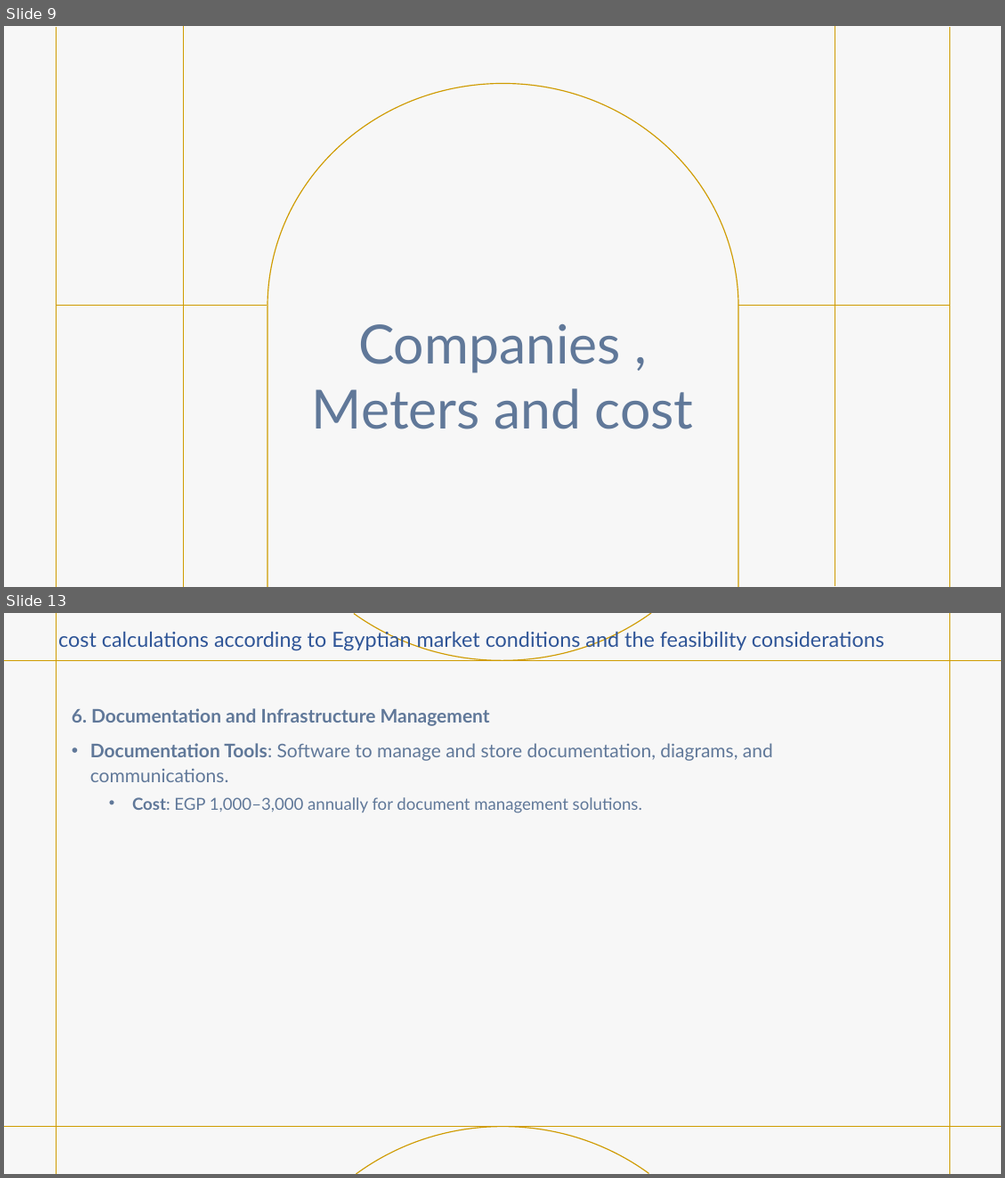
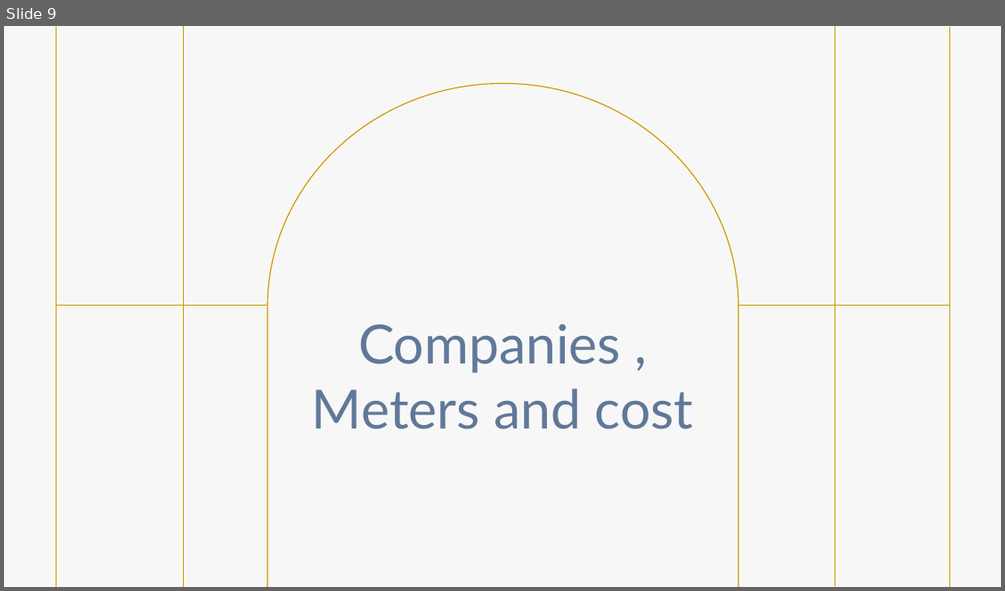
Before and after one commit to Joseph-George1/College_projects, a slide deck: FinalPresentation2.pptx. Shown one above the other, each under a label of ours: slides 9 and 13 before the commit, slide 9 after it; the slides between them are not shown. The pictures are 1005x1178 and 1005x591 pixels, drawn with LibreOffice and Linux fonts; fonts in the diff are those of the drawing; background and template pictures are left out. Boxes give left, top, right and bottom in pixels: in the first picture for what was removed or moved away, otherwise in the second. Text is boxed around its words. In the diff, an @@ line names an element or a change of style, - is before the commit and + after.

```diff
--- a/FinalPresentation2.pptx
+++ b/FinalPresentation2.pptx
@@ slide 13 removed at (x1=4, y1=613, x2=1001, y2=1174), background #FFFFFF @@
@@ rectangle removed at (x1=4, y1=613, x2=1001, y2=1174) @@
@@ title removed at (x1=58, y1=629, x2=884, y2=652) @@
-cost calculations according to Egyptian market conditions and the feasibility considerations
@@ text removed at (x1=72, y1=708, x2=773, y2=813) @@
-6. Documentation and Infrastructure Management
-• Documentation Tools: Software to manage and store documentation, diagrams, and communications.
-  • Cost: EGP 1,000–3,000 annually for document management solutions.
@@ group removed at (x1=4, y1=613, x2=1001, y2=1174): 4 lines, 2 freeform shapes @@
```
Also in this commit, not shown: 1 slide changed, 3 slides added, 2 other slides removed.
